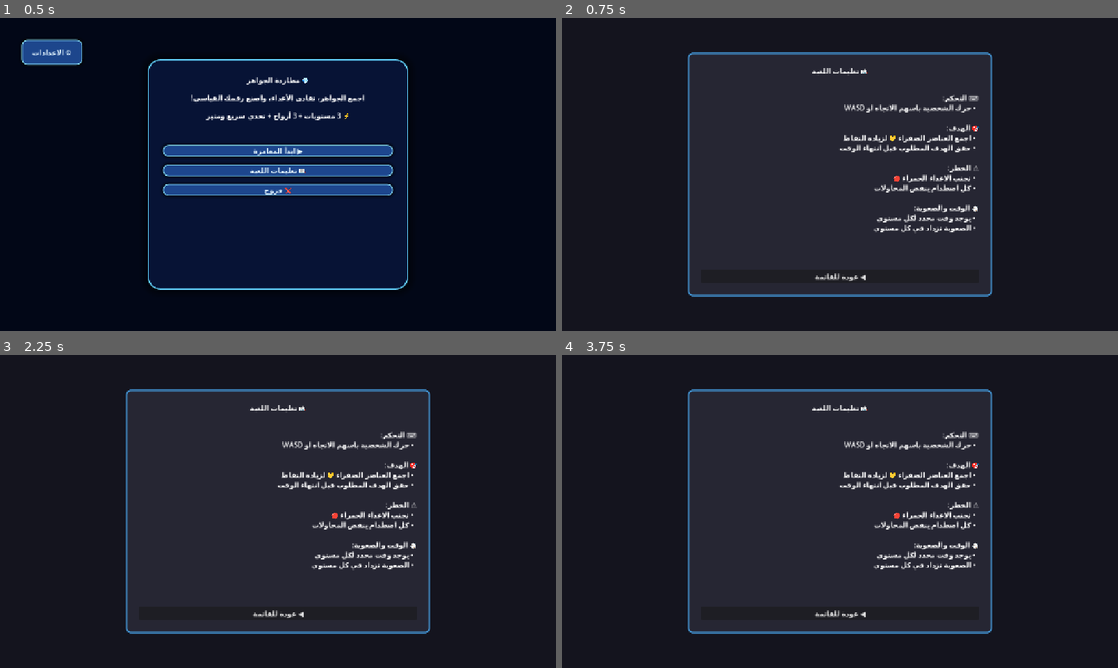
Above: before the commit, frames 1-4 (two rows, left to right).
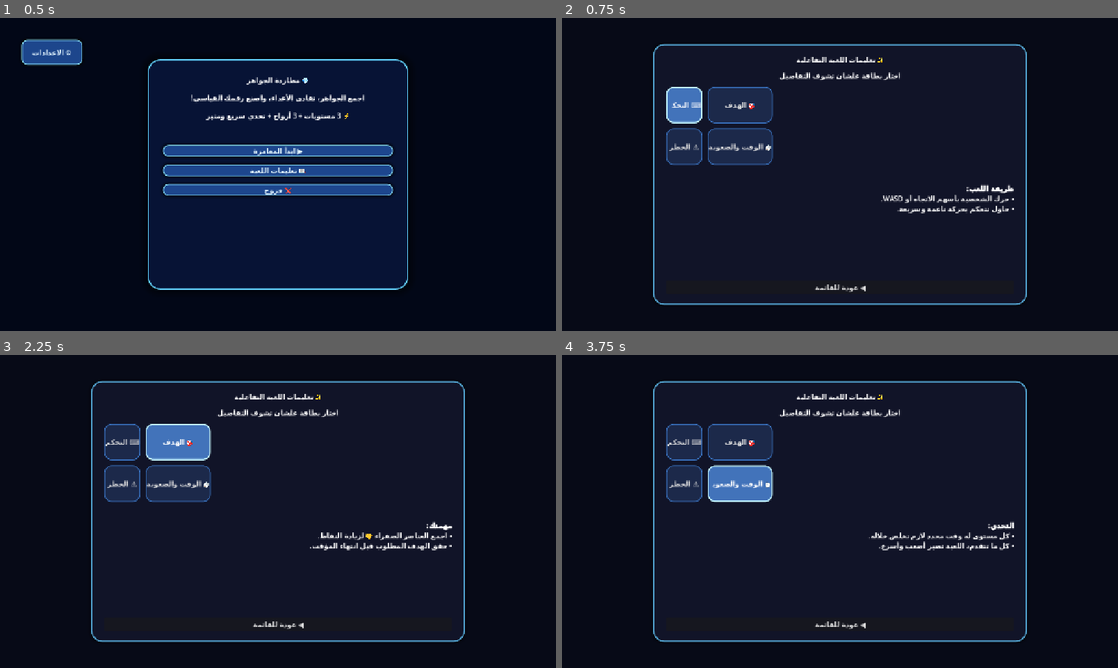
Above: after the commit, the same moments.

Repository: hamzabasem900-source/game
Game: Godot game, scene res://scenes/main_menu.tscn
The game is run twice, just before and just after one commit, with the same random seed, the same clock (stepped at 60 frames per second) and the same inputs.
Inputs (mouse positions are in pixels of both pictures, inside the frame that each line leads up to):
- Up to frame 1 (0.5 s): no input
- Up to frame 2 (0.75 s): click "📖 تعليمات اللعبة" at 0.5 s
- Up to frame 3 (2.25 s): click (122, 442) at 1.25 s, where only the run after the commit has a clickable "⌨️ التحكم"; click (177, 442) at 2 s, where only the run after the commit has a clickable "🎯 الهدف"
- Up to frame 4 (3.75 s): click (684, 483) at 2.75 s, where only the run after the commit has a clickable "⚠️ الخطر"; click (739, 483) at 3.5 s, where only the run after the commit has a clickable "⏱️ الوقت والصعوبة"

Frame 1 is identical in both runs. In frame 2, 7.9% of the frame differs, in the area x 16-84%, y 8-92%; in frame 3, 8.9%; in frame 4, 8.7%.

Commit message:
Redesign instructions screen with interactive cards

Diff:
--- a/scenes/instructions.tscn
+++ b/scenes/instructions.tscn
@@ -1,18 +1,56 @@
-[gd_scene load_steps=3 format=3]
+[gd_scene load_steps=6 format=3]
 
 [ext_resource type="Script" path="res://scripts/instructions.gd" id="1"]
 
-[sub_resource type="StyleBoxFlat" id="StyleBoxFlat_1"]
-bg_color = Color(0.15, 0.15, 0.2, 1)
-border_color = Color(0.3, 0.7, 1, 0.8)
+[sub_resource type="StyleBoxFlat" id="StyleBoxFlat_panel"]
+bg_color = Color(0.07, 0.08, 0.16, 0.96)
+border_color = Color(0.39, 0.78, 0.99, 0.8)
 border_width_left = 3
 border_width_top = 3
 border_width_right = 3
 border_width_bottom = 3
-corner_radius_top_left = 10
-corner_radius_top_right = 10
-corner_radius_bottom_right = 10
-corner_radius_bottom_left = 10
+corner_radius_top_left = 24
+corner_radius_top_right = 24
+corner_radius_bottom_right = 24
+corner_radius_bottom_left = 24
+shadow_color = Color(0, 0, 0, 0.35)
+shadow_size = 8
+
+[sub_resource type="StyleBoxFlat" id="StyleBoxFlat_card"]
+bg_color = Color(0.11, 0.16, 0.29, 1)
+border_color = Color(0.24, 0.49, 0.82, 0.9)
+border_width_left = 2
+border_width_top = 2
+border_width_right = 2
+border_width_bottom = 2
+corner_radius_top_left = 16
+corner_radius_top_right = 16
+corner_radius_bottom_right = 16
+corner_radius_bottom_left = 16
+
+[sub_resource type="StyleBoxFlat" id="StyleBoxFlat_card_hover"]
+bg_color = Color(0.17, 0.24, 0.41, 1)
+border_color = Color(0.47, 0.82, 1, 1)
+border_width_left = 2
+border_width_top = 2
+border_width_right = 2
+border_width_bottom = 2
+corner_radius_top_left = 16
+corner_radius_top_right = 16
+corner_radius_bottom_right = 16
+corner_radius_bottom_left = 16
+
+[sub_resource type="StyleBoxFlat" id="StyleBoxFlat_card_pressed"]
+bg_color = Color(0.26, 0.45, 0.73, 1)
+border_color = Color(0.76, 0.96, 1, 1)
+border_width_left = 3
+border_width_top = 3
+border_width_right = 3
+border_width_bottom = 3
+corner_radius_top_left = 16
+corner_radius_top_right = 16
+corner_radius_bottom_right = 16
+corner_radius_bottom_left = 16
 
 [node name="Instructions" type="Control"]
 layout_mode = 3
@@ -28,7 +66,7 @@
 anchors_preset = 15
 anchor_right = 1.0
 anchor_bottom = 1.0
-color = Color(0.08, 0.08, 0.12, 1)
+color = Color(0.03, 0.04, 0.09, 1)
 
 [node name="Panel" type="Panel" parent="."]
 layout_mode = 1
@@ -37,51 +75,96 @@
 anchor_top = 0.5
 anchor_right = 0.5
 anchor_bottom = 0.5
-offset_left = -350.0
-offset_top = -280.0
-offset_right = 350.0
-offset_bottom = 280.0
-theme_override_styles/panel = SubResource("StyleBoxFlat_1")
+offset_left = -430.0
+offset_top = -300.0
+offset_right = 430.0
+offset_bottom = 300.0
+theme_override_styles/panel = SubResource("StyleBoxFlat_panel")
 
 [node name="VBoxContainer" type="VBoxContainer" parent="Panel"]
 layout_mode = 0
 offset_left = 30.0
-offset_top = 30.0
-offset_right = 670.0
-offset_bottom = 530.0
-theme_override_constants/separation = 16
+offset_top = 24.0
+offset_right = 830.0
+offset_bottom = 575.0
+theme_override_constants/separation = 14
 
 [node name="Title" type="Label" parent="Panel/VBoxContainer"]
 layout_mode = 2
-text = "📖 تعليمات اللعبة"
+text = "✨ تعليمات اللعبة التفاعلية"
 horizontal_alignment = 1
-add_theme_font_size_override/font_size = 32
-add_theme_colors/font_color = Color(0.3, 0.7, 1, 1)
+add_theme_font_size_override/font_size = 34
+add_theme_colors/font_color = Color(0.45, 0.89, 1, 1)
 
-[node name="Body" type="RichTextLabel" parent="Panel/VBoxContainer"]
+[node name="Subtitle" type="Label" parent="Panel/VBoxContainer"]
+layout_mode = 2
+text = "اختار بطاقة علشان تشوف التفاصيل"
+horizontal_alignment = 1
+add_theme_font_size_override/font_size = 18
+add_theme_colors/font_color = Color(0.88, 0.9, 1, 0.95)
+
+[node name="Cards" type="GridContainer" parent="Panel/VBoxContainer"]
+layout_mode = 2
+size_flags_vertical = 3
+columns = 2
+theme_override_constants/h_separation = 12
+theme_override_constants/v_separation = 12
+
+[node name="ControlCard" type="Button" parent="Panel/VBoxContainer/Cards"]
+custom_minimum_size = Vector2(0, 84)
+layout_mode = 2
+toggle_mode = true
+text = "⌨️ التحكم"
+theme_override_styles/normal = SubResource("StyleBoxFlat_card")
+theme_override_styles/hover = SubResource("StyleBoxFlat_card_hover")
+theme_override_styles/pressed = SubResource("StyleBoxFlat_card_pressed")
+add_theme_font_size_override/font_size = 22
+add_theme_colors/font_color = Color(1, 1, 1, 1)
+
+[node name="GoalCard" type="Button" parent="Panel/VBoxContainer/Cards"]
+custom_minimum_size = Vector2(0, 84)
+layout_mode = 2
+toggle_mode = true
+text = "🎯 الهدف"
+theme_override_styles/normal = SubResource("StyleBoxFlat_card")
+theme_override_styles/hover = SubResource("StyleBoxFlat_card_hover")
+theme_override_styles/pressed = SubResource("StyleBoxFlat_card_pressed")
+add_theme_font_size_override/font_size = 22
+add_theme_colors/font_color = Color(1, 1, 1, 1)
+
+[node name="DangerCard" type="Button" parent="Panel/VBoxContainer/Cards"]
+custom_minimum_size = Vector2(0, 84)
+layout_mode = 2
+toggle_mode = true
+text = "⚠️ الخطر"
+theme_override_styles/normal = SubResource("StyleBoxFlat_card")
+theme_override_styles/hover = SubResource("StyleBoxFlat_card_hover")
+theme_override_styles/pressed = SubResource("StyleBoxFlat_card_pressed")
+add_theme_font_size_override/font_size = 22
+add_theme_colors/font_color = Color(1, 1, 1, 1)
+
+[node name="TimeCard" type="Button" parent="Panel/VBoxContainer/Cards"]
+custom_minimum_size = Vector2(0, 84)
+layout_mode = 2
+toggle_mode = true
+text = "⏱️ الوقت والصعوبة"
+theme_override_styles/normal = SubResource("StyleBoxFlat_card")
+theme_override_styles/hover = SubResource("StyleBoxFlat_card_hover")
+theme_override_styles/pressed = SubResource("StyleBoxFlat_card_pressed")
+add_theme_font_size_override/font_size = 22
+add_theme_colors/font_color = Color(1, 1, 1, 1)
+
+[node name="Details" type="RichTextLabel" parent="Panel/VBoxContainer"]
+custom_minimum_size = Vector2(0, 200)
 layout_mode = 2
 size_flags_vertical = 3
 bbcode_enabled = true
-text = "[right]
-⌨️ التحكم:
-  • حرك الشخصية باسهم الاتجاه او WASD
-
-🎯 الهدف:
-  • اجمع العناصر الصفراء 💛 لزيادة النقاط
-  • حقق الهدف المطلوب قبل انتهاء الوقت
-
-⚠️ الخطر:
-  • تجنب الأعداء الحمراء 🔴
-  • كل اصطدام ينقص المحاولات
-
-⏱️ الوقت والصعوبة:
-  • يوجد وقت محدد لكل مستوى
-  • الصعوبة تزداد في كل مستوى
-[/right]"
 fit_content = true
-add_theme_colors/font_color = Color(0.8, 0.8, 0.8, 1)
+text = "[center]...[/center]"
+add_theme_font_size_override/normal_font_size = 22
+add_theme_colors/default_color = Color(0.96, 0.97, 1, 1)
 
 [node name="BackButton" type="Button" parent="Panel/VBoxContainer"]
 layout_mode = 2
 text = "◀️ عودة للقائمة"
-add_theme_font_size_override/font_size = 16
+add_theme_font_size_override/font_size = 18
--- a/scripts/instructions.gd
+++ b/scripts/instructions.gd
@@ -1,18 +1,75 @@
 extends Control
+
+@onready var title_label: Label = $Panel/VBoxContainer/Title
+@onready var subtitle_label: Label = $Panel/VBoxContainer/Subtitle
+@onready var details_label: RichTextLabel = $Panel/VBoxContainer/Details
+@onready var back_button: Button = $Panel/VBoxContainer/BackButton
+
+@onready var cards := {
+	"control": $Panel/VBoxContainer/Cards/ControlCard,
+	"goal": $Panel/VBoxContainer/Cards/GoalCard,
+	"danger": $Panel/VBoxContainer/Cards/DangerCard,
+	"time": $Panel/VBoxContainer/Cards/TimeCard,
+}
+
+var card_content: Dictionary = {}
 
 func _ready() -> void:
 	AudioManager.play_lobby_loop()
 	_apply_language()
-	$Panel/VBoxContainer/BackButton.pressed.connect(_on_back_pressed)
+	_connect_cards()
+	back_button.pressed.connect(_on_back_pressed)
+	_select_card("control")
+
 
 func _on_back_pressed() -> void:
 	get_tree().change_scene_to_file("res://scenes/main_menu.tscn")
 
+
+func _connect_cards() -> void:
+	for key: String in cards.keys():
+		(cards[key] as Button).pressed.connect(func() -> void:
+			_select_card(key)
+		)
+
+
+func _select_card(card_key: String) -> void:
+	for key: String in cards.keys():
+		(cards[key] as Button).button_pressed = key == card_key
+
+	var align_open := "[right]" if GameState.current_language == "ar" else "[left]"
+	var align_close := "[/right]" if GameState.current_language == "ar" else "[/left]"
+	details_label.text = "%s%s%s" % [align_open, card_content.get(card_key, ""), align_close]
+
+
 func _apply_language() -> void:
 	var ar := GameState.current_language == "ar"
-	$Panel/VBoxContainer/Title.text = "📖 تعليمات اللعبة" if ar else "📖 How To Play"
-	$Panel/VBoxContainer/BackButton.text = "◀️ عودة للقائمة" if ar else "◀️ Back to Menu"
+
 	if ar:
-		$Panel/VBoxContainer/Body.text = "[right]\n⌨️ التحكم:\n  • حرك الشخصية باسهم الاتجاه او WASD\n\n🎯 الهدف:\n  • اجمع العناصر الصفراء 💛 لزيادة النقاط\n  • حقق الهدف المطلوب قبل انتهاء الوقت\n\n⚠️ الخطر:\n  • تجنب الاعداء الحمراء 🔴\n  • كل اصطدام ينقص المحاولات\n\n⏱️ الوقت والصعوبة:\n  • يوجد وقت محدد لكل مستوى\n  • الصعوبة تزداد في كل مستوى\n[/right]"
+		title_label.text = "✨ تعليمات اللعبة التفاعلية"
+		subtitle_label.text = "اختار بطاقة علشان تشوف التفاصيل"
+		back_button.text = "◀️ عودة للقائمة"
+		(cards["control"] as Button).text = "⌨️ التحكم"
+		(cards["goal"] as Button).text = "🎯 الهدف"
+		(cards["danger"] as Button).text = "⚠️ الخطر"
+		(cards["time"] as Button).text = "⏱️ الوقت والصعوبة"
+		card_content = {
+			"control": "[b]طريقة اللعب:[/b]\n• حرك الشخصية بأسهم الاتجاه أو WASD.\n• حاول تتحكم بحركة ناعمة وسريعة.",
+			"goal": "[b]مهمتك:[/b]\n• اجمع العناصر الصفراء 💛 لزيادة النقاط.\n• حقق الهدف المطلوب قبل انتهاء المؤقت.",
+			"danger": "[b]انتبه:[/b]\n• تجنب الأعداء الحمراء 🔴 قدر الإمكان.\n• كل اصطدام يقلل عدد المحاولات.",
+			"time": "[b]التحدي:[/b]\n• كل مستوى له وقت محدد لازم تخلص خلاله.\n• كل ما تتقدم، اللعبة تصير أصعب وأسرع.",
+		}
 	else:
-		$Panel/VBoxContainer/Body.text = "[left]\n⌨️ Controls:\n  • Move with Arrow Keys or WASD\n\n🎯 Goal:\n  • Collect yellow gems 💛\n  • Reach target score before time ends\n\n⚠️ Danger:\n  • Avoid red enemies 🔴\n  • Each hit reduces lives\n\n⏱️ Time & Difficulty:\n  • Each level has a time limit\n  • Difficulty increases per level\n[/left]"
+		title_label.text = "✨ Interactive Game Guide"
+		subtitle_label.text = "Pick a card to show details"
+		back_button.text = "◀️ Back to Menu"
+		(cards["control"] as Button).text = "⌨️ Controls"
+		(cards["goal"] as Button).text = "🎯 Goal"
+		(cards["danger"] as Button).text = "⚠️ Danger"
+		(cards["time"] as Button).text = "⏱️ Time & Difficulty"
+		card_content = {
+			"control": "[b]How to move:[/b]\n• Move with Arrow Keys or WASD.\n• Smooth, quick movement keeps you safe.",
+			"goal": "[b]Your mission:[/b]\n• Collect yellow gems 💛 to increase score.\n• Reach target score before the timer ends.",
+			"danger": "[b]Watch out:[/b]\n• Avoid red enemies 🔴 whenever possible.\n• Every hit reduces your remaining lives.",
+			"time": "[b]Challenge scaling:[/b]\n• Every level has a strict time limit.\n• Difficulty ramps up each level.",
+		}
